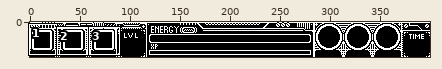
Two versions of one pixel-art file, aseprite/UI/UI elements/UI_layout.aseprite. The first picture is a wide view before the edit; the outline marks the close-up.
Close-up. First the earlier version:
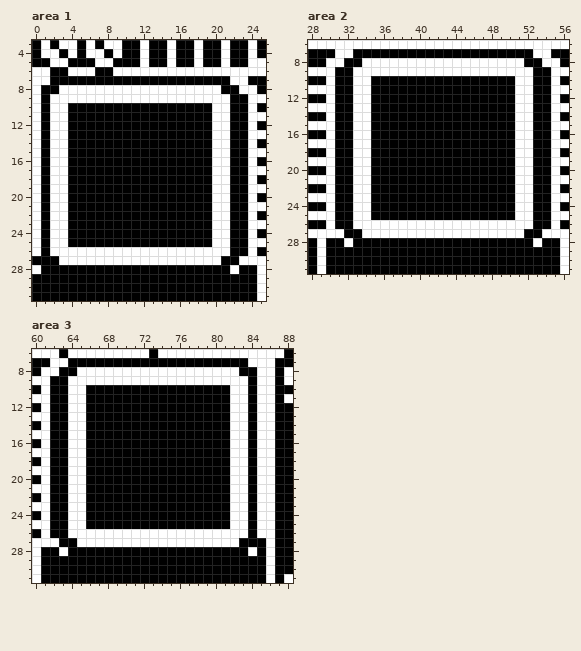
400x35 pixels, 1 frame. Shown: area 1: x 0..25, y 3..31; area 2: x 28..56, y 6..31; area 3: x 60..88, y 6..31.
New version:
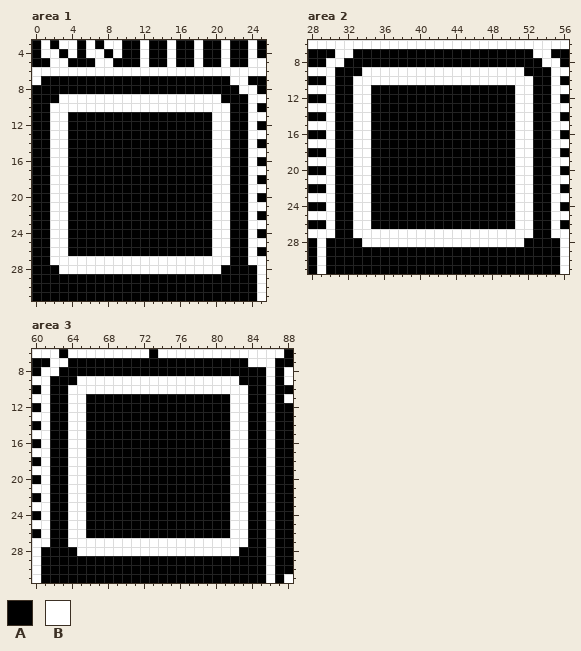
Palette (. is transparent): A #000000  B #ffffff
What changed:
Area 1, layer "MAINV2":
Colour A replaces colour B in row 7 at x 1; in row 8 at x 0 and 3 to 20; in row 9 at x 0, 2 and 21; in rows 10 to 25 at x 0; in row 26 at x 0 and 4 to 19; in row 27 at x 23.
Colour A replaces colour B in row 28 at x 0 and 22.
Colour B replaces colour A in row 6 at x 2 to 3 and 7 to 8; in row 10 at x 4 to 19; in row 27 at x 2 and 21; in row 28 at x 3 to 20.
Area 2, layer "MAINV2":
Colour A replaces colour B in row 8 at x 34 to 51; in row 9 at x 33 and 52; in row 26 at x 35 to 50; in row 27 at x 31 and 54; in row 28 at x 32 and 53.
Colour B replaces colour A in row 10 at x 35 to 50; in row 27 at x 33 and 52; in row 28 at x 34 to 51.
Area 3, layer "MAINV2":
Colour A replaces colour B in row 8 at x 65 to 82 and 85; in row 9 at x 64, 83 and 85; in rows 10 to 25 at x 85; in row 26 at x 66 to 81 and 85; in row 27 at x 62; in row 28 at x 63 and 84.
Colour B replaces colour A in row 10 at x 66 to 81; in row 27 at x 64 and 83; in row 28 at x 65 to 82.
Pixel boxes of the changes (left, top, right, bottom) in both close-ups:
changed: (32, 67, 248, 274)
changed: (353, 58, 533, 85)
changed: (335, 220, 551, 247)
changed: (50, 367, 266, 556)
